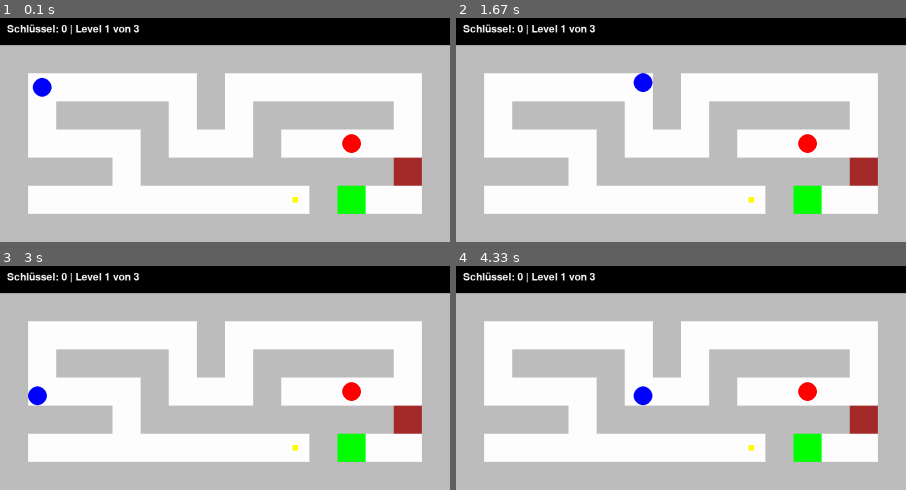
Above: before the commit, frames 1-4 (two rows, left to right).
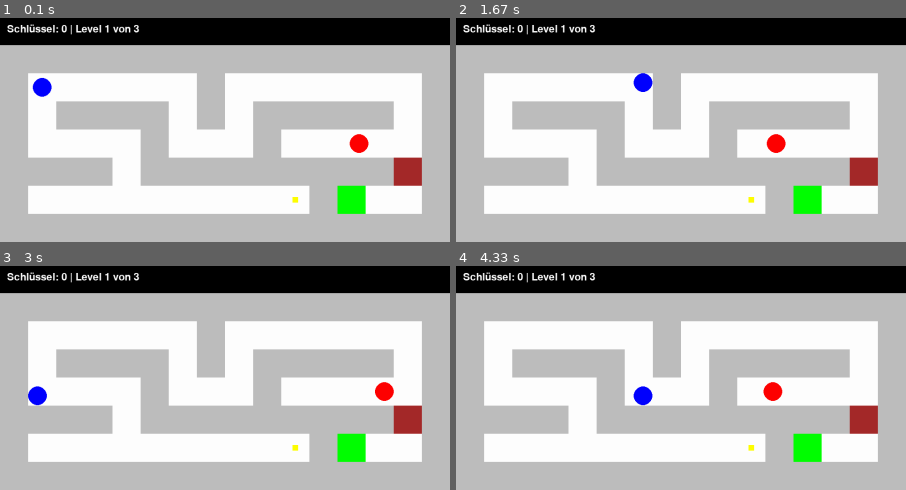
Above: after the commit, the same moments.

Repository: binaerverkehr/pygamece-tutorial
Game: pygame game, started from game.py
Same seed, same stepped clock (60 frames per second), same inputs: the game is played once before the commit and once after it.
Inputs:
- Up to frame 1 (0.1 s): no input
- Up to frame 2 (1.67 s): hold D 0.33-0.8 s; hold W 0.83-1.13 s; hold D 1.17-1.63 s
- Up to frame 3 (3 s): hold A 1.67-2.2 s; hold S 2.23-2.53 s; hold A 2.57-2.97 s
- Up to frame 4 (4.33 s): hold W 3-3.37 s; hold D 3.4-4.03 s; hold S from 4.07 s (still down)

The runs differ from the first frame. In frame 1, 0.3% of the frame differs, in the area x 76-82%, y 51-61%; in frame 2, 0.6%; in frame 3, 0.6%; in frame 4, 0.6%, in the area x 68-81%, y 51-61%.

Commit message:
Gegner patrouilliert

Diff:
--- a/enemy.py
+++ b/enemy.py
@@ -4,8 +4,27 @@
 class Enemy:
     def __init__(self, x: float, y: float, radius, color):
         self.pos = pygame.Vector2(x, y)
+        self.direction = pygame.Vector2(1, 0)
         self.radius = radius
+        self.speed = 200
         self.color = color
+
+    def overlaps_rect(self, rect):
+        nearest = pygame.Vector2(
+            pygame.math.clamp(self.pos.x, rect.left, rect.right),
+            pygame.math.clamp(self.pos.y, rect.top, rect.bottom),
+        )
+        return self.pos.distance_squared_to(nearest) < self.radius**2
+
+    def update(self, dt, obstacles):
+        previous_pos = self.pos.copy()
+        self.pos += self.direction * self.speed * dt
+
+        for obstacle in obstacles:
+            if self.overlaps_rect(obstacle):
+                self.pos = previous_pos
+                self.direction = -self.direction
+                break
 
     def render(self, surface):
         pygame.draw.circle(surface, self.color, self.pos, self.radius)
--- a/game.py
+++ b/game.py
@@ -135,6 +135,10 @@
     def update(self, dt):
         self.move_player(dt)
 
+        obstacles = self.level.walls + self.level.doors
+        for enemy in self.level.enemies:
+            enemy.update(dt, obstacles)
+
     def render_hud(self):
         text = f"Schlüssel: {self.player.keys} | Level {self.level_index + 1} von {len(self.levels)}"
         text_surface = self.hud_font.render(text, True, "white")
